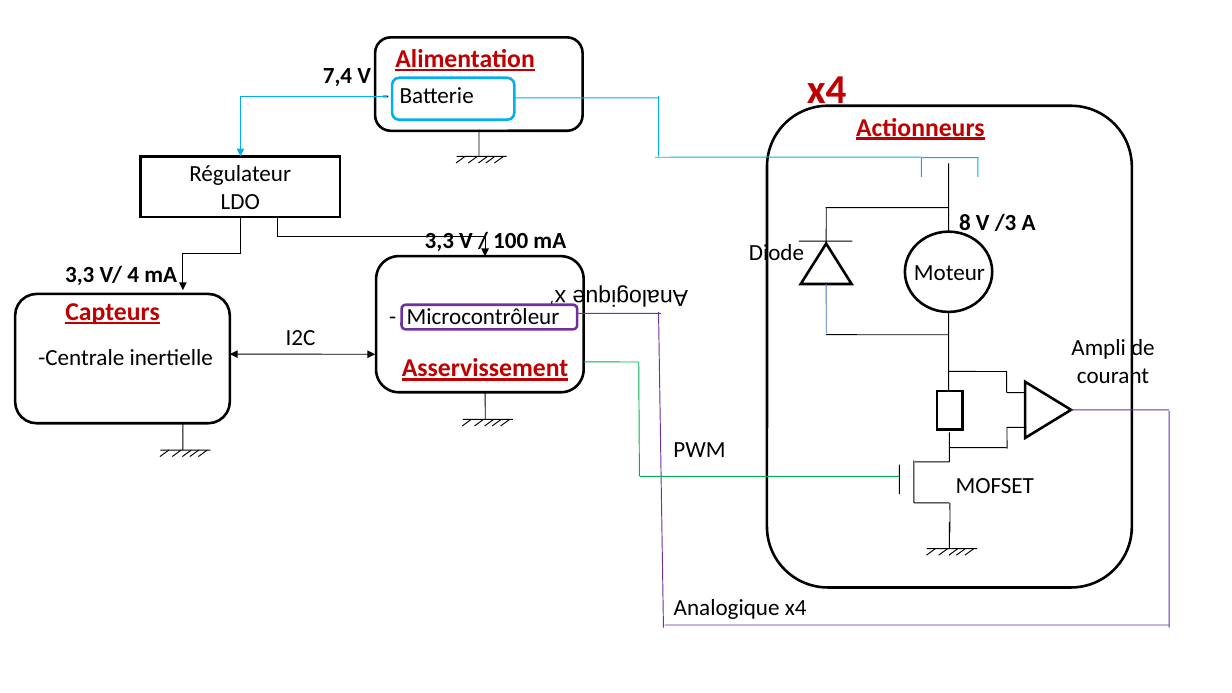
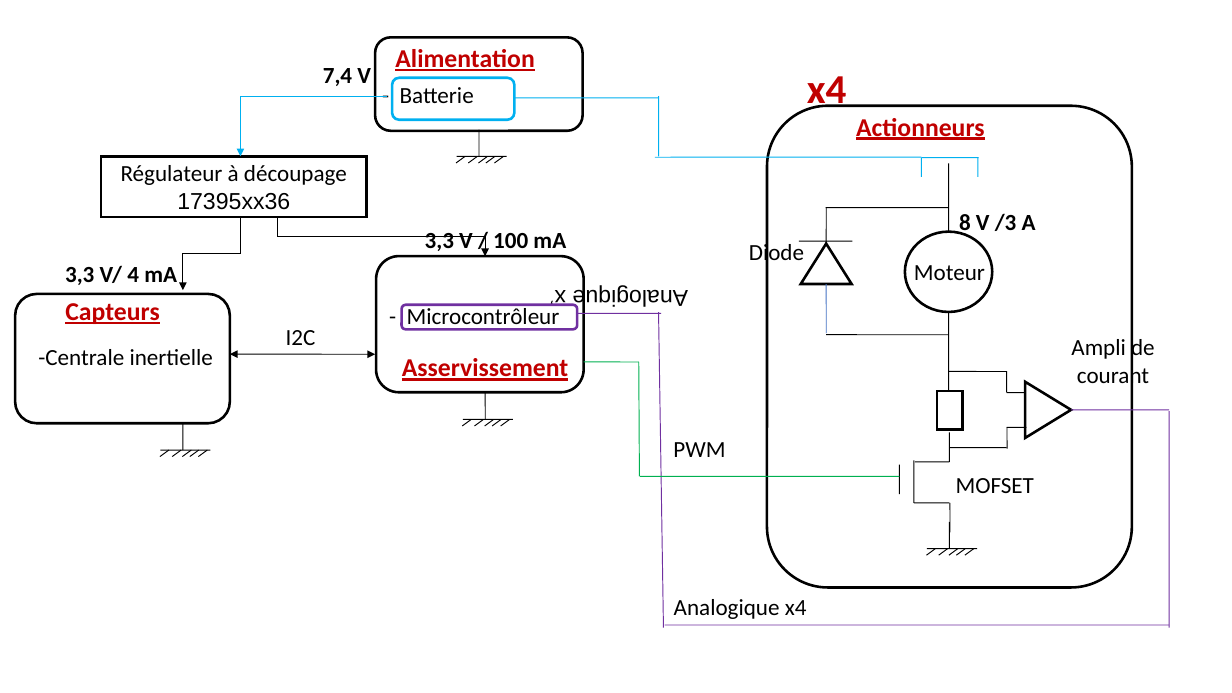
Before and after one commit to ETheoParis/ProjetDroneENSEA2023, a slide deck: slide 2 of PCB_diagramme.pptx. Drawn at 1232x693 pixels with LibreOffice and Linux fonts; fonts in the diff are those of the drawing. Boxes give left, top, right and bottom in pixels: in the first picture for what was removed or moved away, otherwise in the second. Text is boxed around its words. In the diff, an @@ line names an element or a change of style, - is before the commit and + after.

```diff
--- a/PCB_diagramme.pptx
+++ b/PCB_diagramme.pptx
@@ rectangle "Régulateur à découpage": place and size @@
-rectangle "Régulateur à découpage" at <box>140,156,340,217</box>
+rectangle "Régulateur à découpage" at <box>101,156,366,217</box>
@@ text in rectangle at <box>121,165,347,210</box>: text changed @@
-Régulateur
-LDO
+Régulateur à découpage
+17395xx36
```
Also in this commit, not shown: 1 other file.
